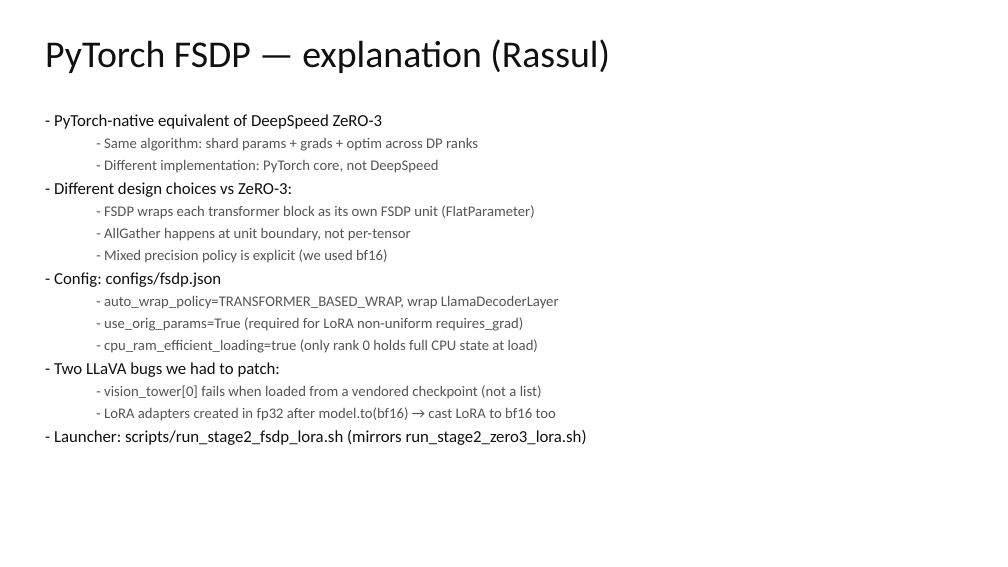
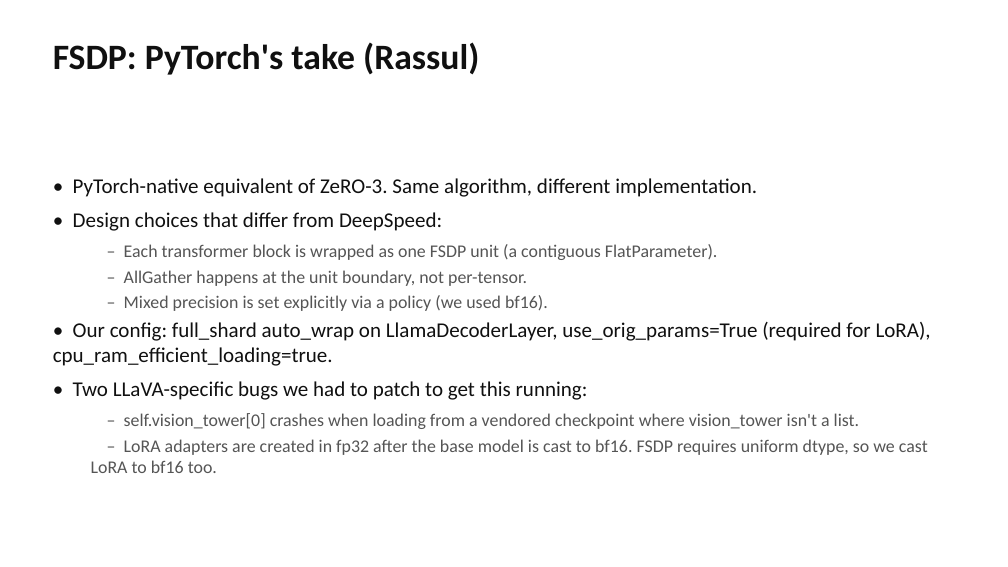
Before and after one commit to rassulmagauin/ml710, a slide deck: slide 20 of presentation/ML710_LLaVA_Parallelism.pptx. Drawn at 1008x567 pixels with LibreOffice and Linux fonts; fonts in the diff are those of the drawing. Boxes give left, top, right and bottom in pixels: in the first picture for what was removed or moved away, otherwise in the second. Text is boxed around its words. In the diff, an @@ line names an element or a change of style, - is before the commit and + after.

Commit message:
Rewrite presentation in a tighter voice; fix layout
Text changes:
- Replace bullet patterns like "X — explanation (Y)" with natural sentences
- Drop redundant section/subsection labels from titles ("Strategies compared",
  "ML task: LLaVA" etc) in favor of plainer ones ("What we compared",
  "The model: LLaVA")
- Shorten titles that were wrapping to two lines and clipping body content
  ("FSDP: PyTorch's take", "Statistical efficiency")
- Fewer nested sub-bullets; mix prose with bullets so slides don't read like
  a generated outline
- Vertical-anchor body text in the middle of each slide so layouts don't
  leave huge whitespace at the bottom

Layout changes:
- Bullets at 20-22pt (was 16), sub-bullets at 17-19pt
- Use real "•" / "–" bullet glyphs instead of leading dash characters
- One central plot per comparison slide (not bullets-on-left + chart-on-right)
  with a short italic takeaway under the title
- Result slides: bullets 6.4" wide, image 5.5" — no more overlap with the chart

Plot changes:
- Bar charts regenerated at 7.5x5 (was 8x4.5) so labels don't overflow
- Goodput split into 9a_goodput_per_sec.png and 9b_goodput_per_sample.png as
  separate single-panel plots; the merged 9_goodput.png is kept for the docs

```diff
--- a/presentation/ML710_LLaVA_Parallelism.pptx
+++ b/presentation/ML710_LLaVA_Parallelism.pptx
@@ text at bbox=[53, 42, 479, 75]: text changed; size 36 to 34 pt; bold on @@
-PyTorch FSDP — explanation (Rassul)
+FSDP: PyTorch's take (Rassul)
@@ text "• PyTorch-native equivalent of ZeRO-3. ..." at bbox=[53, 178, 931, 473]: vertical alignment top to middle @@
@@ text at bbox=[53, 178, 931, 473]: text changed; size 14 to 17 pt @@
-- PyTorch-native equivalent of DeepSpeed ZeRO-3
-  - Same algorithm: shard params + grads + optim across DP ranks
-  - Different implementation: PyTorch core, not DeepSpeed
-- Different design choices vs ZeRO-3:
-  - FSDP wraps each transformer block as its own FSDP unit (FlatParameter)
-  - AllGather happens at unit boundary, not per-tensor
-  - Mixed precision policy is explicit (we used bf16)
-- Config: configs/fsdp.json
-  - auto_wrap_policy=TRANSFORMER_BASED_WRAP, wrap LlamaDecoderLayer
-  - use_orig_params=True (required for LoRA non-uniform requires_grad)
-  - cpu_ram_efficient_loading=true (only rank 0 holds full CPU state at load)
-- Two LLaVA bugs we had to patch:
-  - vision_tower[0] fails when loaded from a vendored checkpoint (not a list)
-  - LoRA adapters created in fp32 after model.to(bf16) → cast LoRA to bf16 too
-- Launcher: scripts/run_stage2_fsdp_lora.sh (mirrors run_stage2_zero3_lora.sh)
+• PyTorch-native equivalent of ZeRO-3. Same algorithm, different implementation.
+• Design choices that differ from DeepSpeed:
+  – Each transformer block is wrapped as one FSDP unit (a contiguous FlatParameter).
+  – AllGather happens at the unit boundary, not per-tensor.
+  – Mixed precision is set explicitly via a policy (we used bf16).
+• Our config: full_shard auto_wrap on LlamaDecoderLayer, use_orig_params=True (required for LoRA), cpu_ram_efficient_loading=true.
+• Two LLaVA-specific bugs we had to patch to get this running:
+  – self.vision_tower[0] crashes when loading from a vendored checkpoint where vision_tower isn't a list.
+  – LoRA adapters are created in fp32 after the base model is cast to bf16. FSDP requires uniform dtype, so we cast LoRA to bf16 too.
```
Also in this commit, not shown: 19 other slides changed, 10 slides added, 10 slides removed, 10 other files.
